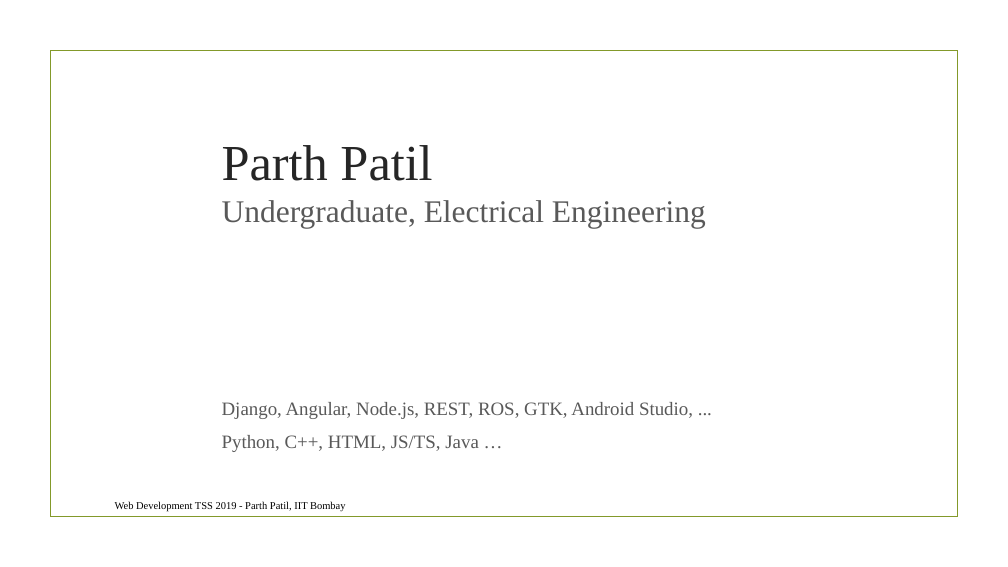
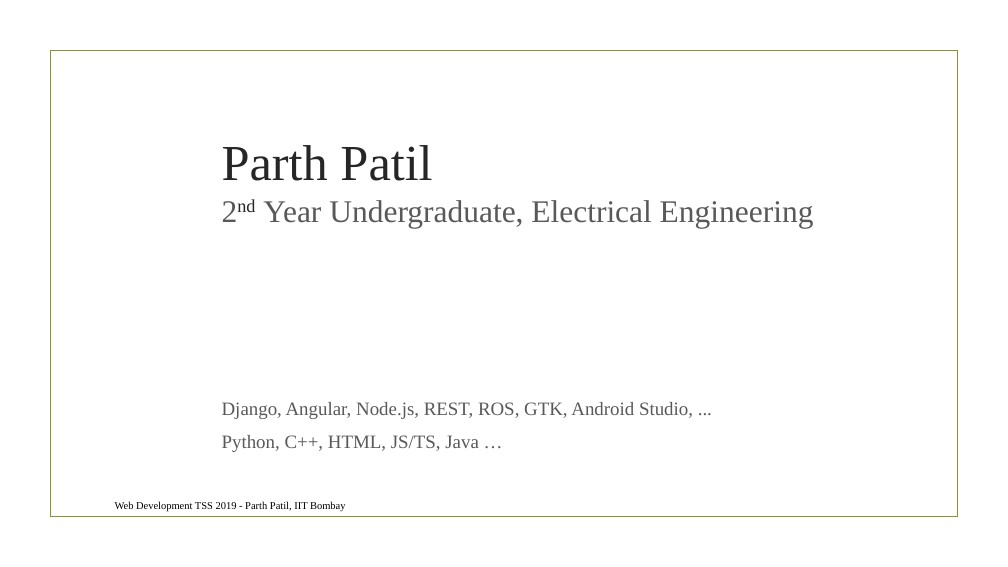
Before and after one commit to parthvpatil/parthvpatil.github.io, a slide deck: slide 2 of assets/files/blog/tutorials/webdev/Part1.pptx. Drawn at 1008x567 pixels with LibreOffice and Linux fonts; fonts in the diff are those of the drawing; background and template pictures are left out. Boxes give left, top, right and bottom in pixels: in the first picture for what was removed or moved away, otherwise in the second. Text is boxed around its words. In the diff, an @@ line names an element or a change of style, - is before the commit and + after.

```diff
--- a/assets/files/blog/tutorials/webdev/Part1.pptx
+++ b/assets/files/blog/tutorials/webdev/Part1.pptx
@@ title at <box>222,145,814,228</box>: text changed @@
-Parth Patil
-Undergraduate, Electrical Engineering
+Parth Patil
+2nd Year Undergraduate, Electrical Engineering
```
Also in this commit, not shown: 5 other slides changed, 3 other files.
